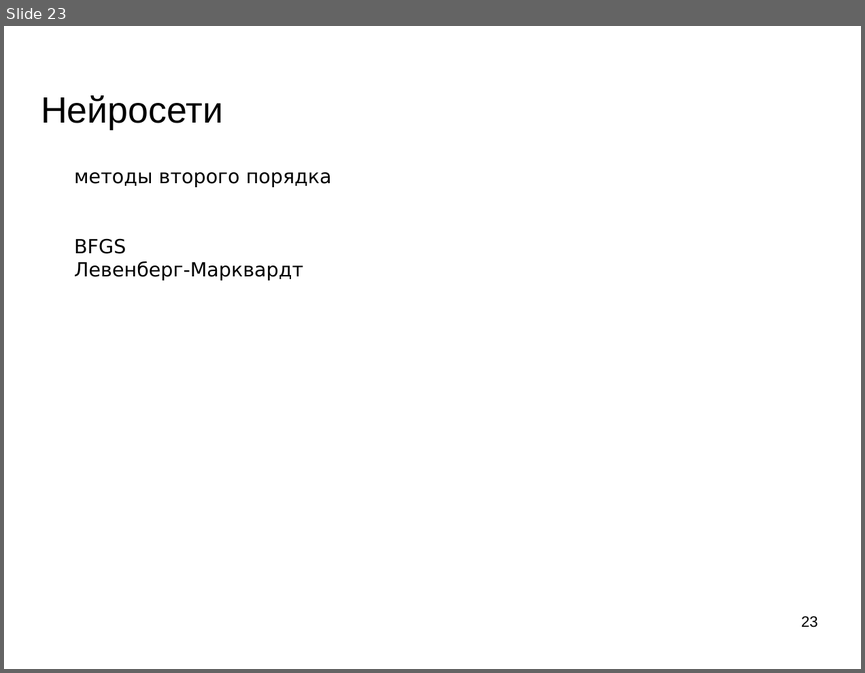
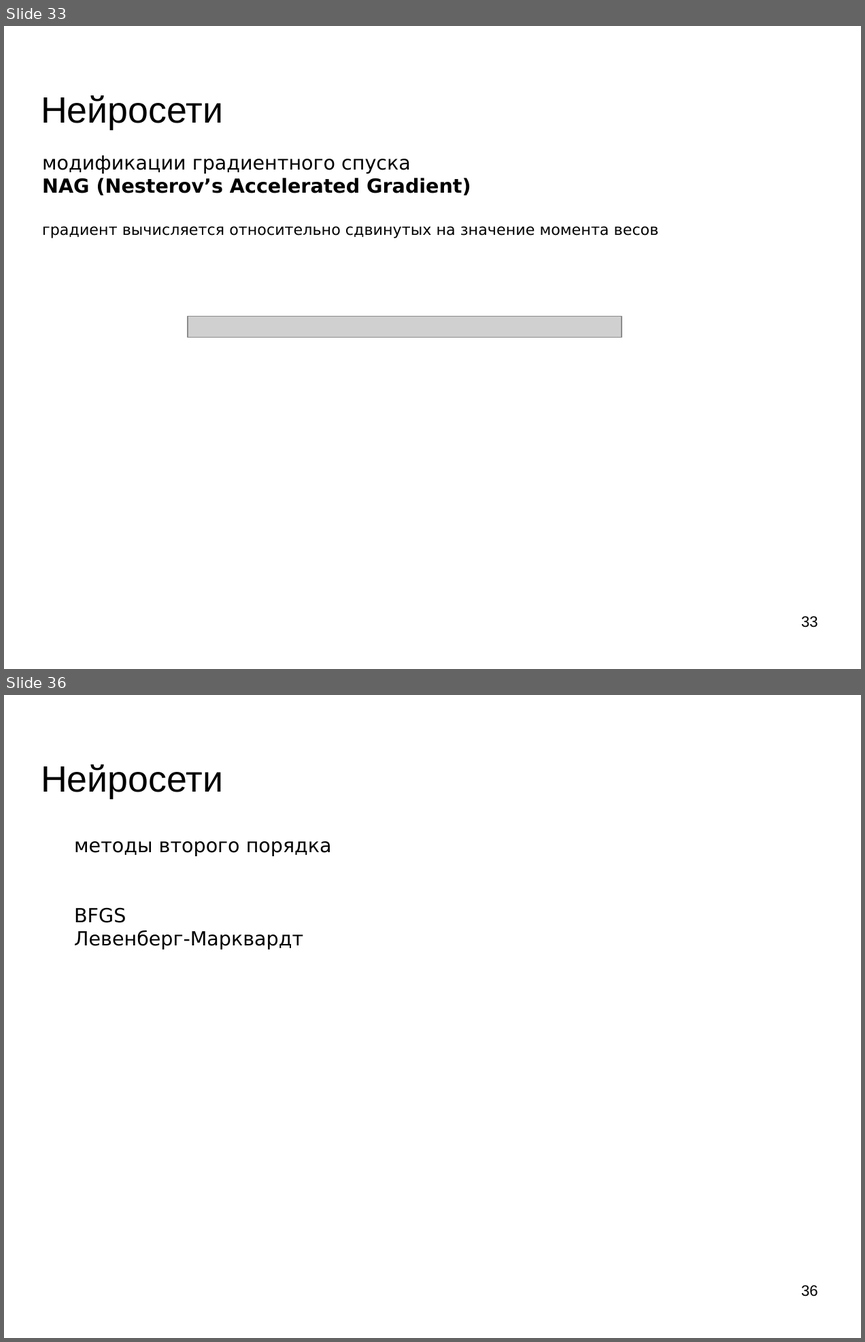
Before and after one commit to mechanoid5/ml_lectorium_legacy, a slide deck: 10-ann.odp. Shown one above the other, each under a label of ours: slide 23 before the commit, slides 33 and 36 after it; the slides between them are not shown. The pictures are 865x673 and 865x1342 pixels, drawn with LibreOffice and Linux fonts; fonts in the diff are those of the drawing; grey boxes stand for pictures; background and template pictures are left out. Boxes give left, top, right and bottom in pixels: in the first picture for what was removed or moved away, otherwise in the second. Text is boxed around its words. In the diff, an @@ line names an element or a change of style, - is before the commit and + after.

```diff
--- a/10-ann.odp
+++ b/10-ann.odp
@@ slide 33 added at (x1=4, y1=26, x2=861, y2=669), background picture (left out) @@
@@ title added at (x1=41, y1=95, x2=223, y2=129), 33.9 pt, text #000000 @@
+Нейросети
@@ text added at (x1=42, y1=155, x2=659, y2=238), 18 pt, text #000000 @@
+модификации градиентного спуска
+NAG (Nesterov’s Accelerated Gradient)
+градиент вычисляется относительно сдвинутых на значение момента весов
@@ picture added at (x1=188, y1=316, x2=621, y2=337) @@
@@ page number added at (x1=801, y1=616, x2=818, y2=627), 14 pt, text #000000 @@
+33
@@ what was slide 23 is now slide 36 @@
@@ page number at (x1=801, y1=1285, x2=818, y2=1296): text changed @@
-23
+36
```
Also in this commit, not shown: 5 slides changed, 12 other slides added, 1 slide removed.
